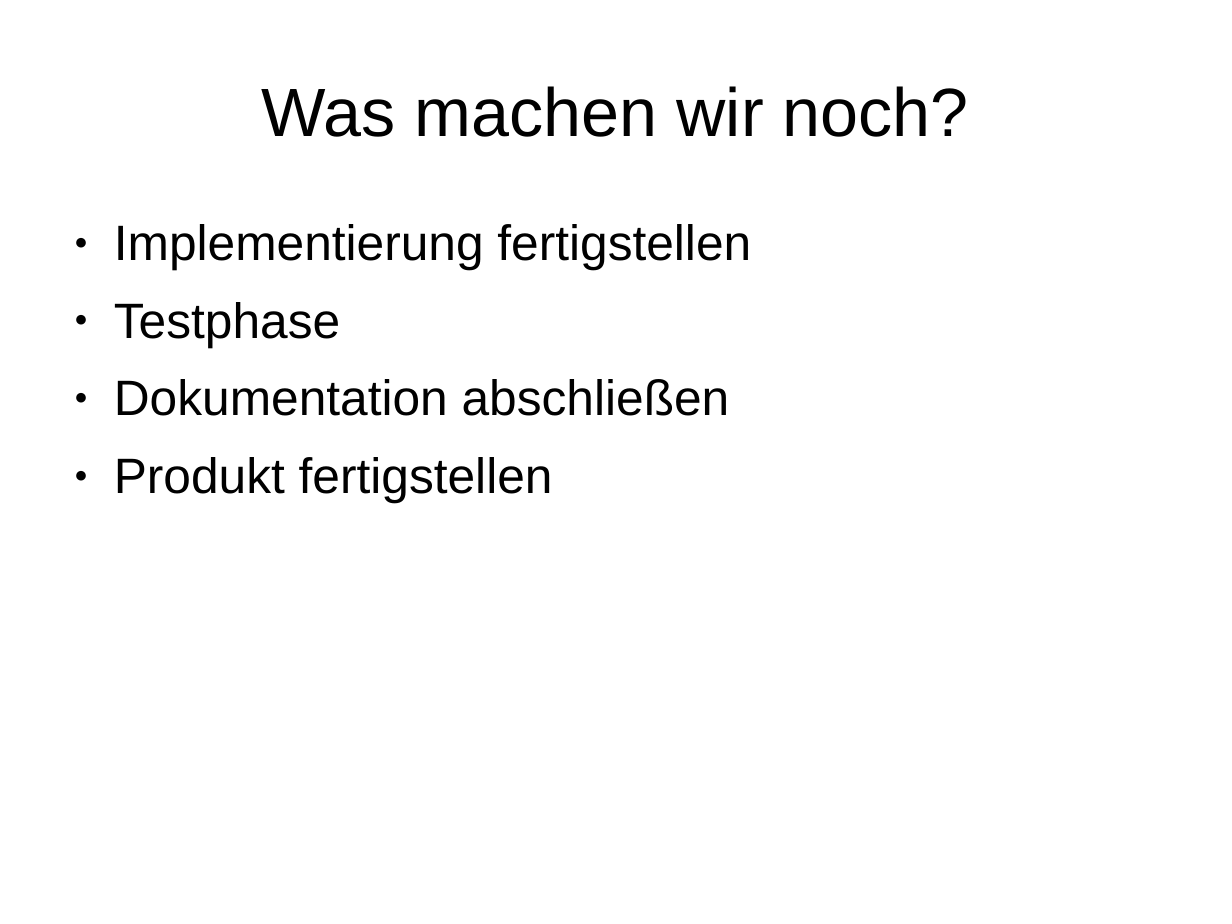
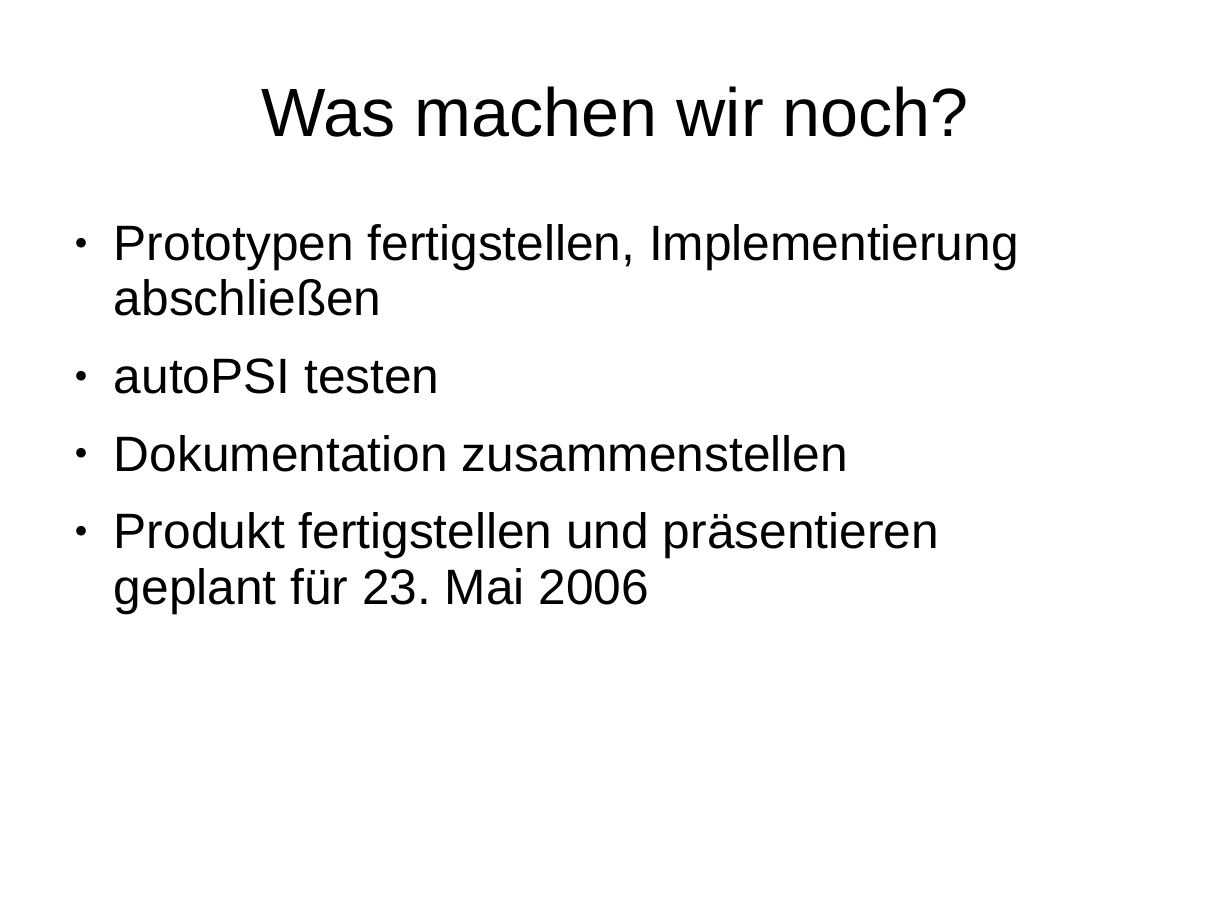
Before and after one commit to BackupTheBerlios/autopsi-svn, a slide deck: slide 16 of trunk/org/mr2/präsentation.ppt. Drawn at 1232x924 pixels with LibreOffice and Linux fonts; fonts in the diff are those of the drawing; background and template pictures are left out. Boxes give left, top, right and bottom in pixels: in the first picture for what was removed or moved away, otherwise in the second. Text is boxed around its words. In the diff, an @@ line names an element or a change of style, - is before the commit and + after.

```diff
--- a/trunk/org/mr2/präsentation.ppt
+++ b/trunk/org/mr2/präsentation.ppt
@@ text at [114,224,1019,613]: text changed @@
-● Implementierung fertigstellen
-● Testphase
-● Dokumentation abschließen
-● Produkt fertigstellen
+● Prototypen fertigstellen, Implementierung abschließen
+● autoPSI testen
+● Dokumentation zusammenstellen
+● Produkt fertigstellen und präsentieren
+  geplant für 23. Mai 2006
```
Also in this commit, not shown: 1 other slide changed, 1 slide added, 1 slide removed.
